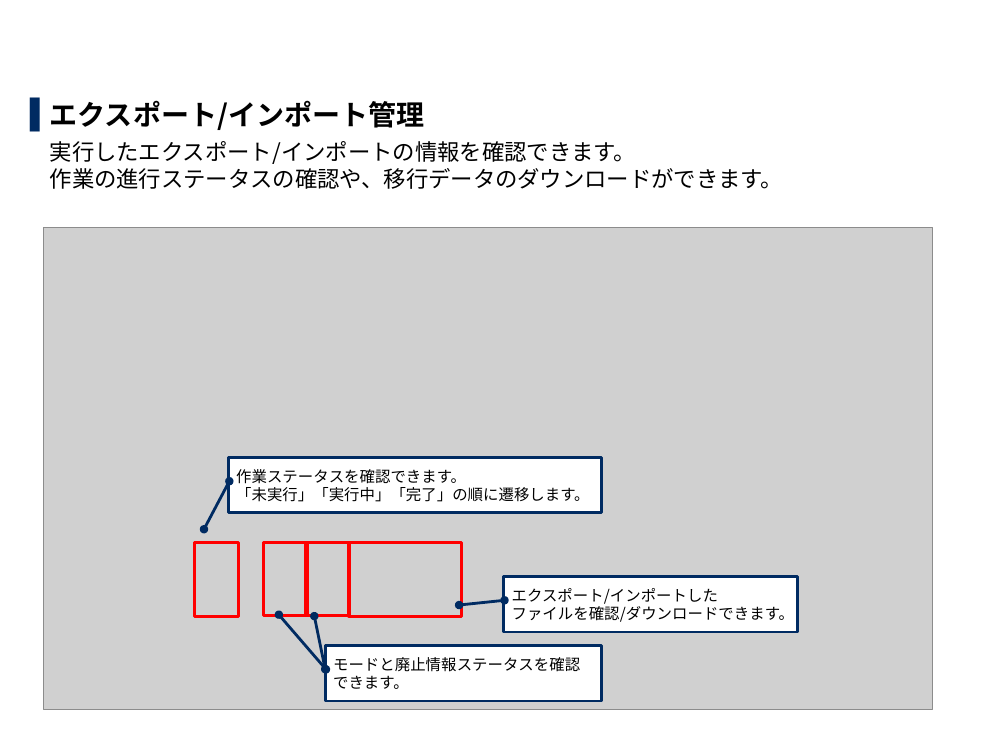
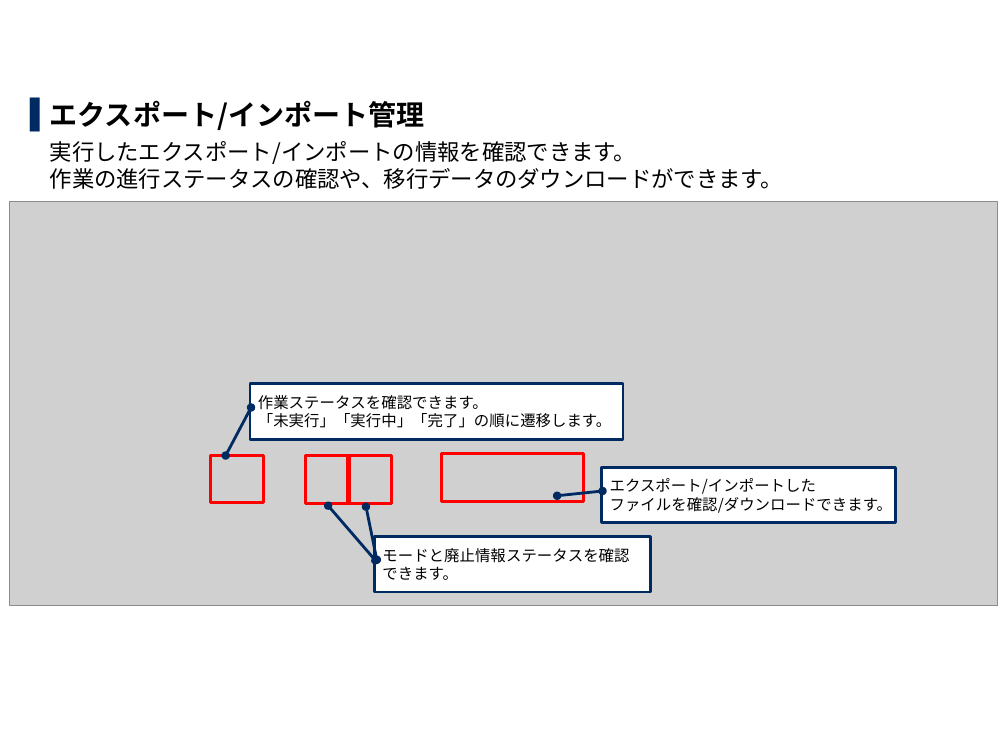
Before and after one commit to exastro-suite/it-automation-docs, a slide deck: slide 12 of asset/Learn_ja/ITA-export-import_classroom_lecture.pptx (slide 16 before the commit). Drawn at 1008x756 pixels with LibreOffice and Linux fonts; fonts in the diff are those of the drawing; grey boxes stand for pictures; background and template pictures are left out. Boxes give left, top, right and bottom in pixels: in the first picture for what was removed or moved away, otherwise in the second. Text is boxed around its words. In the diff, an @@ line names an element or a change of style, - is before the commit and + after.

```diff
--- a/asset/Learn_ja/ITA-export-import_classroom_lecture.pptx
+++ b/asset/Learn_ja/ITA-export-import_classroom_lecture.pptx
@@ picture: place and size @@
-picture at (43,227,932,709)
+picture at (9,202,998,606)
@@ border callout "作業ステータスを確認できます。 「未実行」「実行中」「完了」の順に遷移します。": place and size @@
-border callout "作業ステータスを確認できます。 「未実行」「実行中」「完了」の順に遷移します。" at (228,458,601,513)
+border callout "作業ステータスを確認できます。 「未実行」「実行中」「完了」の順に遷移します。" at (250,384,623,439)
@@ rectangle: place and size @@
-rectangle at (195,542,238,616)
+rectangle at (211,456,264,503)
@@ rectangle: place and size @@
-rectangle at (263,542,306,616)
+rectangle at (305,456,349,503)
@@ rectangle: place and size @@
-rectangle at (305,542,349,616)
+rectangle at (348,456,391,503)
@@ rectangle: place and size @@
-rectangle at (349,542,462,616)
+rectangle at (442,454,583,501)
@@ border callout "エクスポート/インポートした ファイルを確認/ダウンロードできます。": place and size @@
-border callout "エクスポート/インポートした ファイルを確認/ダウンロードできます。" at (504,577,798,632)
+border callout "エクスポート/インポートした ファイルを確認/ダウンロードできます。" at (602,467,896,522)
@@ double arrow moved from (314, 616) - (326, 669) to (366, 507) - (377, 559) @@
@@ border callout "モードと廃止情報ステータスを確認": place and size @@
-border callout "モードと廃止情報ステータスを確認" at (326,645,602,701)
+border callout "モードと廃止情報ステータスを確認" at (375,536,651,592)
```
Also in this commit, not shown: 7 other slides changed, 7 slides removed, 1 other file.
